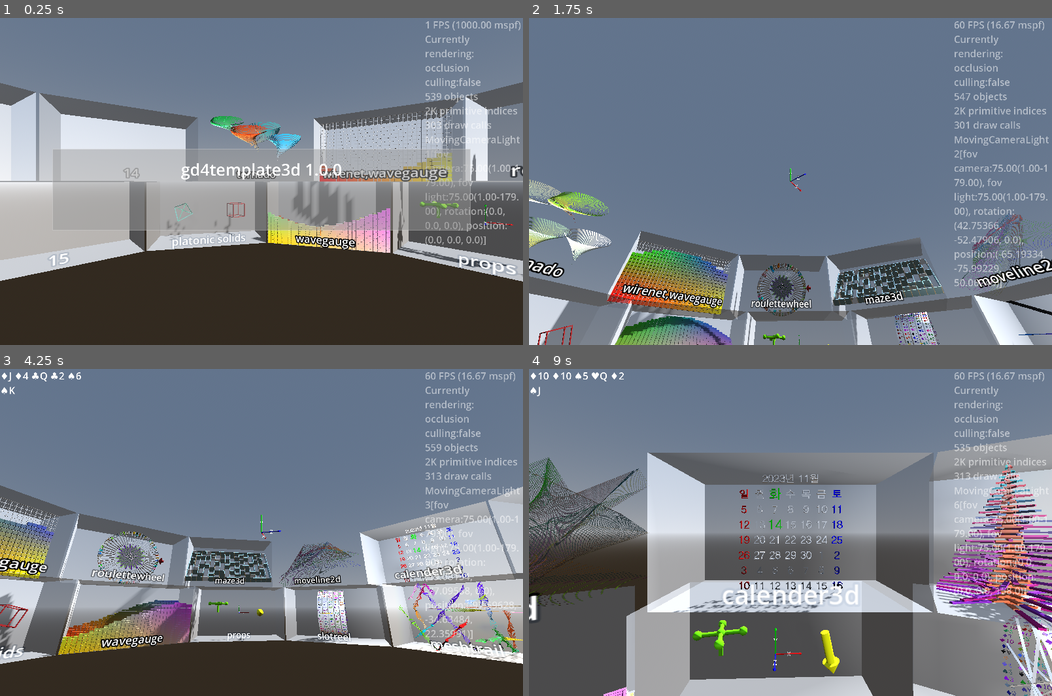
Above: before the commit, frames 1-4 (two rows, left to right).
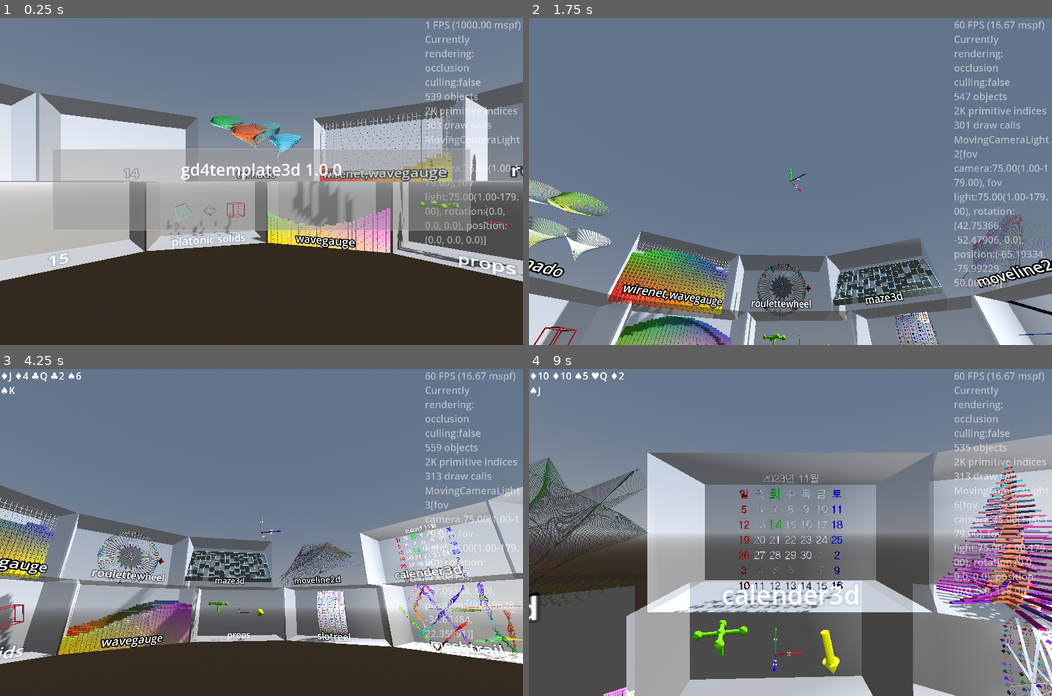
Above: after the commit, the same moments.

Repository: kasworld/gd4template3d
Game: Godot game, scene res://main.tscn
Same seed, same stepped clock (60 frames per second), same inputs: the game is played once before the commit and once after it.
Inputs (mouse positions are in pixels of both pictures, inside the frame that each line leads up to):
- Up to frame 1 (0.25 s): no input
- Up to frame 2 (1.75 s): tap Enter at 0.5 s; move the mouse to (905, 165) at 0.52 s; hold Right 0.53-1.28 s; tap Q at 0.6 s; click (905, 165) at 0.67 s; move the mouse to (685, 197) at 1.27 s; hold Down from 1.28 s (still down); tap E at 1.35 s
- Up to frame 3 (4.25 s): move the mouse to (313, 460) at 2.02 s; release Down at 2.03 s; hold Right 2.03-2.78 s; tap Enter at 2.1 s; move the mouse to (235, 597) at 2.77 s; hold Up 2.78-3.53 s; tap Q at 2.85 s; click (235, 597) at 2.92 s; move the mouse to (418, 581) at 3.52 s; hold Left from 3.53 s (still down); tap E at 3.6 s
- Up to frame 4 (9 s): move the mouse to (633, 483) at 4.27 s; tap one key every 0.75 s from 4.35 s: Enter Q E Enter Q E Enter; move the mouse to (816, 532) at 5.02 s; release Left at 5.03 s; hold Down 5.03-5.78 s; click (816, 532) at 5.17 s; move the mouse to (712, 450) at 5.77 s; hold Right 5.78-6.53 s; move the mouse to (905, 516) at 6.52 s; hold Up 6.53-7.28 s; move the mouse to (685, 548) at 7.27 s; hold Right 7.28-8.03 s; click (685, 548) at 7.42 s; move the mouse to (842, 460) at 8.02 s; hold Down 8.03-8.78 s; move the mouse to (764, 597) at 8.77 s; hold Left from 8.78 s (still down)

The runs differ from the first frame. In frame 1, less than 0.1% of the frame differs, in the area x 36-42%, y 57-67%; in frame 2, 0.2%, in the area x 0-10%, y 93-100%; in frame 3, 0.1%; in frame 4, less than 0.1%.

Commit message:
add Octahedron

Diff:
--- a/main.gd
+++ b/main.gd
@@ -99,6 +99,7 @@
 
 var wire_cube :MultiMeshShape
 var wire_tetrahedron :MultiMeshShape
+var wire_octahedron :MultiMeshShape
 func platonic_solids_demo(glasscabinet :GlassCabinet, labeltext :String = "") -> void:
 	if labeltext != "":
 		glasscabinet.set_label_text(labeltext)
@@ -111,6 +112,11 @@
 		).multi_line_by_pos( MultiMeshShape.TetrahedronPoints, 1, random_color())
 	glasscabinet.add_child(wire_tetrahedron)
 	wire_tetrahedron.position = Vector3(-WorldSize.x/4, 0,0)
+	wire_octahedron = preload("res://multi_mesh_shape/multi_mesh_shape.tscn").instantiate(
+		).multi_line_by_pos( MultiMeshShape.OctahedronPoints, 1, random_color())
+	glasscabinet.add_child(wire_octahedron)
+	wire_octahedron.position = Vector3(0, 0,0)
+
 	platonic_solids_animation.animation_ended.connect(platonic_solids_animation_ended)
 	start_platonic_solids_animation()
 
@@ -127,6 +133,10 @@
 	axis = [Vector3.Axis.AXIS_X, Vector3.Axis.AXIS_Y, Vector3.Axis.AXIS_Z].pick_random()
 	platonic_solids_animation.start_rotate_subfield(
 		"ani_rot", wire_tetrahedron, axis , wire_tetrahedron.rotation[axis], wire_tetrahedron.rotation[axis] + diff, 1.0)
+	diff = [PI/2,-PI/2].pick_random()
+	axis = [Vector3.Axis.AXIS_X, Vector3.Axis.AXIS_Y, Vector3.Axis.AXIS_Z].pick_random()
+	platonic_solids_animation.start_rotate_subfield(
+		"ani_rot", wire_octahedron, axis , wire_octahedron.rotation[axis], wire_octahedron.rotation[axis] + diff, 1.0)
 
 
 var tornado_list :Array # [ tornado , colorinfo ]
--- a/multi_mesh_shape/multi_mesh_shape.gd
+++ b/multi_mesh_shape/multi_mesh_shape.gd
@@ -99,13 +99,28 @@
 	return self
 
 const TetrahedronPoints := [
-		[Vector3(10,10,10), Vector3(10,-10,-10)],
-		[Vector3(10,10,10), Vector3(-10,10,-10)],
-		[Vector3(10,10,10), Vector3(-10,-10,10)],
-		[Vector3(10,-10,-10), Vector3(-10,10,-10)],
-		[Vector3(-10,10,-10), Vector3(-10,-10,10)],
-		[Vector3(-10,-10,10), Vector3(10,-10,-10)],
-	]
+	[Vector3(10,10,10), Vector3(10,-10,-10)],
+	[Vector3(10,10,10), Vector3(-10,10,-10)],
+	[Vector3(10,10,10), Vector3(-10,-10,10)],
+	[Vector3(10,-10,-10), Vector3(-10,10,-10)],
+	[Vector3(-10,10,-10), Vector3(-10,-10,10)],
+	[Vector3(-10,-10,10), Vector3(10,-10,-10)],
+]
+
+const OctahedronPoints := [
+	[Vector3(10,0,0), Vector3(0,10,0)],
+	[Vector3(10,0,0), Vector3(0,0,10)],
+	[Vector3(10,0,0), Vector3(0,-10,0)],
+	[Vector3(10,0,0), Vector3(0,0,-10)],
+	[Vector3(-10,0,0), Vector3(0,10,0)],
+	[Vector3(-10,0,0), Vector3(0,0,10)],
+	[Vector3(-10,0,0), Vector3(0,-10,0)],
+	[Vector3(-10,0,0), Vector3(0,0,-10)],
+	[Vector3(0,10,0), Vector3(0,0,10)],
+	[Vector3(0,0,10), Vector3(0,-10,0)],
+	[Vector3(0,-10,0), Vector3(0,0,-10)],
+	[Vector3(0,0,-10), Vector3(0,10,0)],
+]
 
 # end example ##################################################################
 
